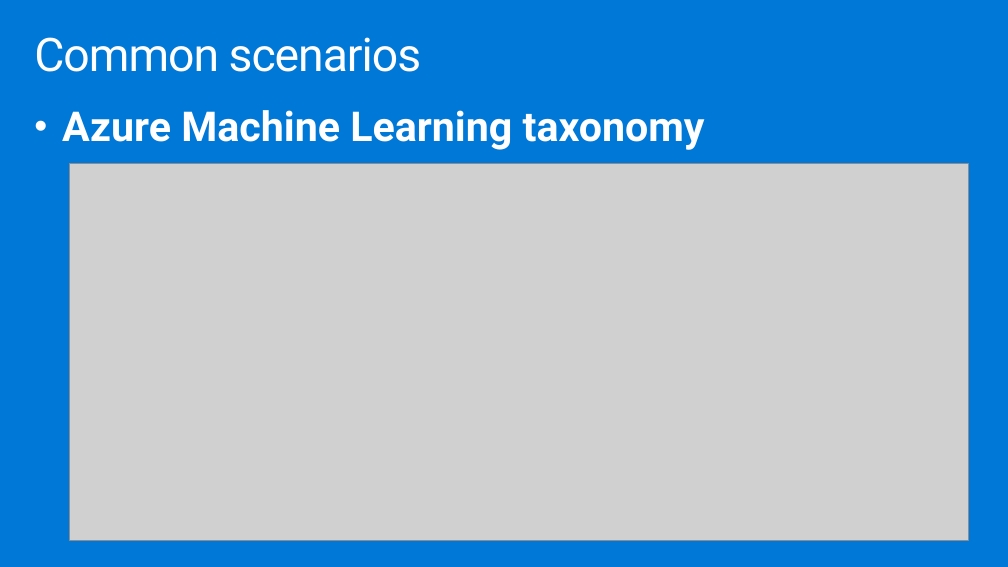
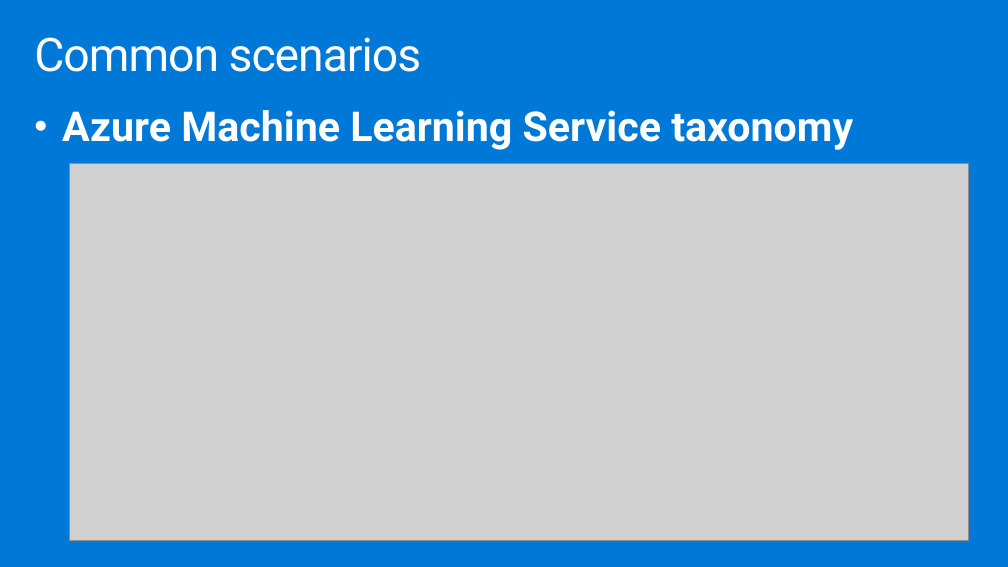
Before and after one commit to solliancenet/mcw-ai-with-azure-databricks-and-azure-machine-learning, a slide deck: slide 10 of Whiteboard design session/WDS trainer presentation - AI with Databricks and Azure Machine Learning.pptx. Drawn at 1008x567 pixels with LibreOffice and Linux fonts; fonts in the diff are those of the drawing; grey boxes stand for pictures. Boxes give left, top, right and bottom in pixels: in the first picture for what was removed or moved away, otherwise in the second. Text is boxed around its words. In the diff, an @@ line names an element or a change of style, - is before the commit and + after.

```diff
--- a/Whiteboard design session/WDS trainer presentation - AI with Databricks and Azure Machine Learning.pptx
+++ b/Whiteboard design session/WDS trainer presentation - AI with Databricks and Azure Machine Learning.pptx
@@ text at box(62, 110, 853, 150): text changed @@
-• Azure Machine Learning taxonomy
+• Azure Machine Learning Service taxonomy
```
Also in this commit, not shown: 3 other slides changed.
